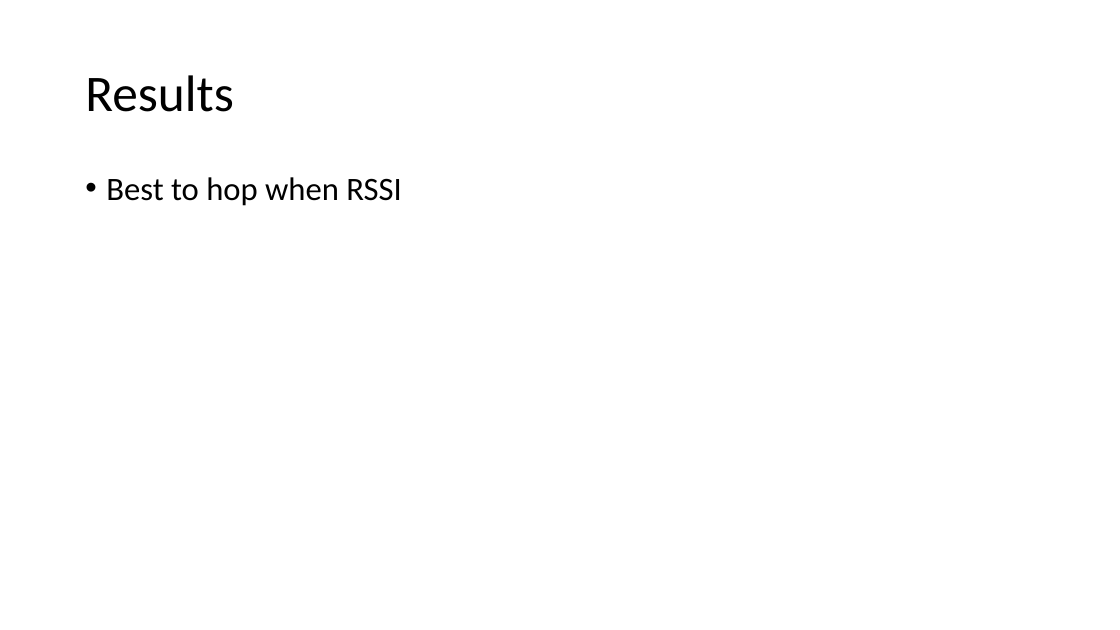
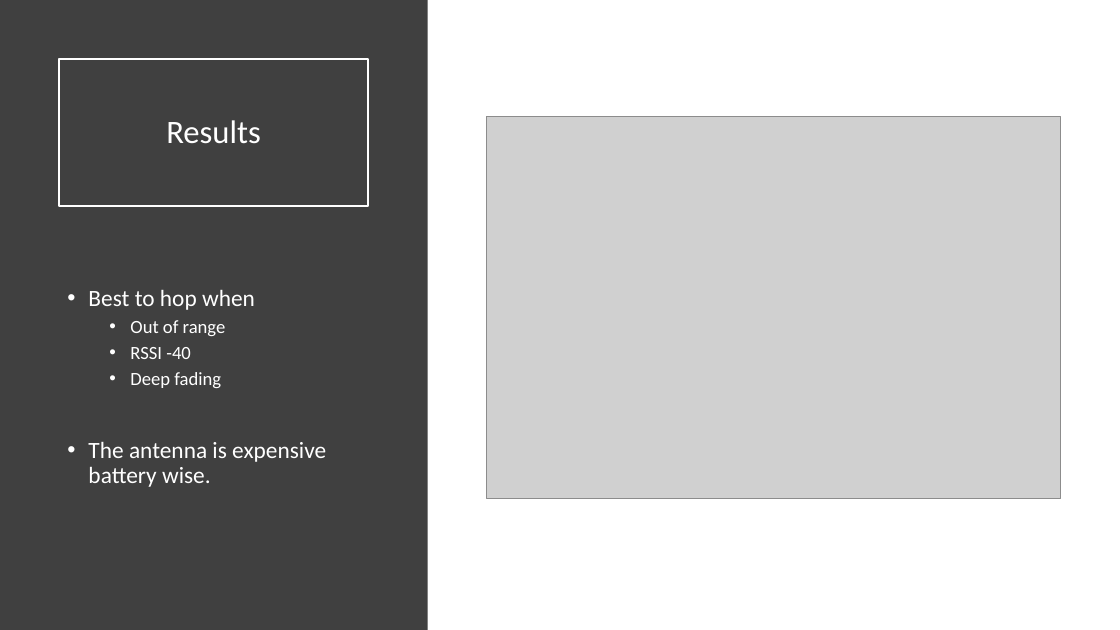
Before and after one commit to entvex/Wireless-Sensor-Networks, a slide deck: slide 9 of Hop or not to hop.pptx (slide 11 before the commit). Drawn at 1120x630 pixels with LibreOffice and Linux fonts; fonts in the diff are those of the drawing; grey boxes stand for pictures. Boxes give left, top, right and bottom in pixels: in the first picture for what was removed or moved away, otherwise in the second. Text is boxed around its words. In the diff, an @@ line names an element or a change of style, - is before the commit and + after.

Commit message:
res

```diff
--- a/Hop or not to hop.pptx
+++ b/Hop or not to hop.pptx
@@ rectangle added at bbox=[0, 0, 428, 630], fill #404040 @@
@@ title "Results": place and size @@
-title "Results" at bbox=[85, 75, 234, 112]
+title "Results" at bbox=[59, 59, 368, 206]
@@ title "Results" at bbox=[59, 59, 368, 206]: size 44 to 28 pt, text colour #000000 to #FFFFFF; alignment left to centre; outline none to #FFFFFF 1.5 pt @@
@@ picture added at bbox=[486, 117, 1061, 499] @@
@@ text removed at bbox=[106, 177, 401, 206] @@
-• Best to hop when RSSI
@@ text added at bbox=[88, 290, 326, 487], 20 pt, text #FFFFFF @@
+• Best to hop when
+  • Out of range
+  • RSSI -40
+  • Deep fading
+• The antenna is expensive battery wise.
```
Also in this commit, not shown: 2 slides removed.
